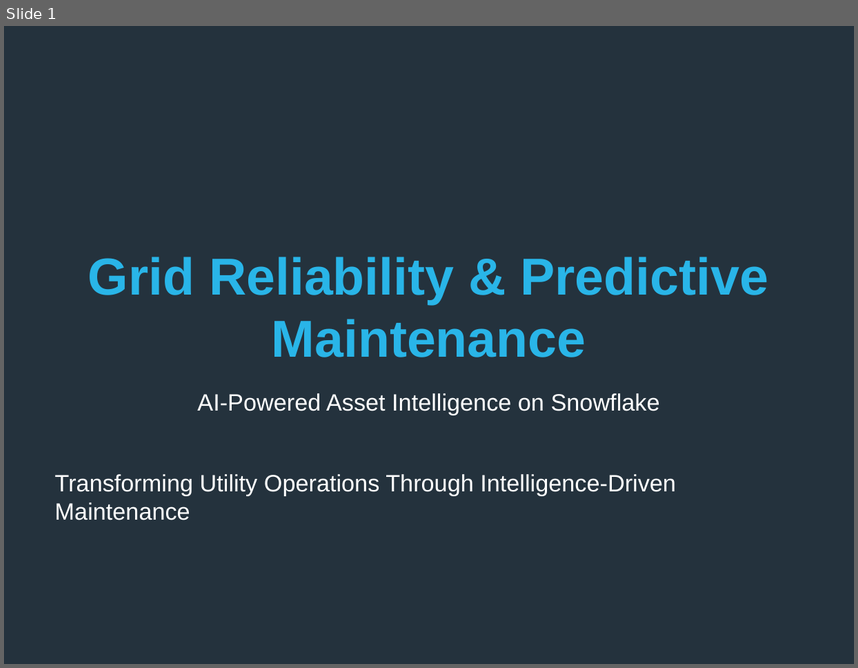
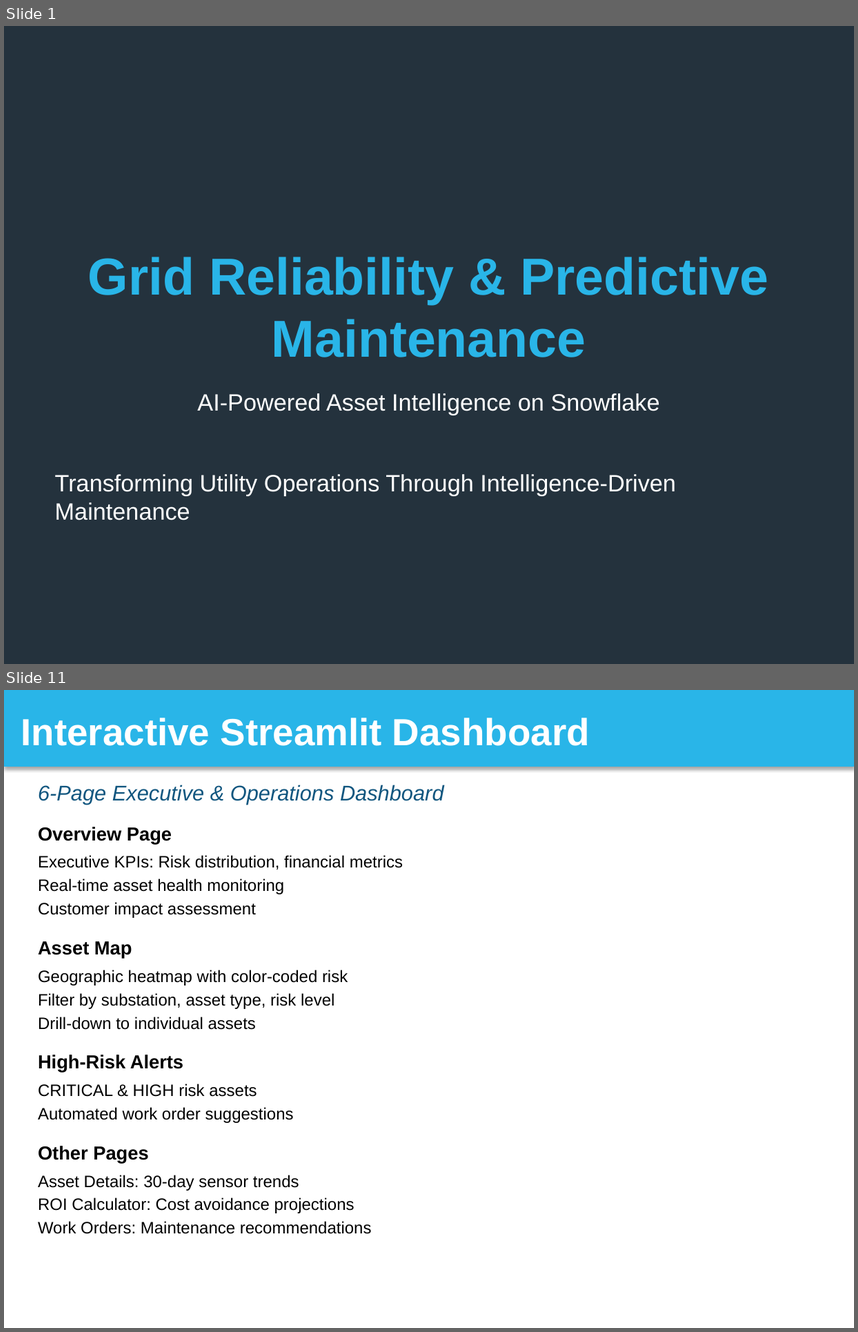
Before and after one commit to sfc-gh-srsubramanian/Utilities-GridReliability-PredictiveMaintenance, a slide deck: solution_presentation/Grid_Reliability_Snowflake_Presentation.pptx. Shown one above the other, each under a label of ours: slide 1 before the commit, slides 1 and 11 after it; the slides between them are not shown. The pictures are 858x668 and 858x1332 pixels, drawn with LibreOffice and Linux fonts; fonts in the diff are those of the drawing. Boxes give left, top, right and bottom in pixels: in the first picture for what was removed or moved away, otherwise in the second. Text is boxed around its words. In the diff, an @@ line names an element or a change of style, - is before the commit and + after.

Commit message:
Presentation: Update to complete 30-slide deck
Replaced 5-slide demo with complete presentation:
- All 26 main slides (title through thank you)
- 4 appendix slides (ML details, data model, integration, cost)
- Total: 30 professionally formatted slides
- Snowflake brand colors throughout
- Ready to import to Google Slides

Content covers:
✅ Problem statement (slides 2-3)
✅ Solution overview (slides 4-11)
✅ Business impact (slides 12-13)
✅ Use cases (slides 14-16)
✅ Technical details (slides 17-19)
✅ Differentiators & success story (slides 20-21)
✅ Demo & next steps (slides 22-24)
✅ Q&A & closing (slides 25-26)
✅ Technical appendix (A-D)

File size: 73KB (optimized for upload)

```diff
--- a/solution_presentation/Grid_Reliability_Snowflake_Presentation.pptx
+++ b/solution_presentation/Grid_Reliability_Snowflake_Presentation.pptx
@@ slide 11 added at bbox=[4, 690, 854, 1328], background #FFFFFF @@
@@ rectangle added at bbox=[4, 690, 854, 767], fill #29B5E8, 32 pt, text #FFFFFF, bold @@
+Interactive Streamlit Dashboard
@@ text added at bbox=[38, 785, 444, 804], 18 pt, text #11567F, italic @@
+6-Page Executive & Operations Dashboard
@@ text added at bbox=[38, 827, 403, 1234], 14 pt, text #000000 @@
+Overview Page
+Executive KPIs: Risk distribution, financial metrics
+Real-time asset health monitoring
+Customer impact assessment
+Asset Map
+Geographic heatmap with color-coded risk
+Filter by substation, asset type, risk level
+Drill-down to individual assets
+High-Risk Alerts
+CRITICAL & HIGH risk assets
+Automated work order suggestions
+Other Pages
+Asset Details: 30-day sensor trends
+ROI Calculator: Cost avoidance projections
+Work Orders: Maintenance recommendations
```
Also in this commit, not shown: 4 slides changed, 24 other slides added.
